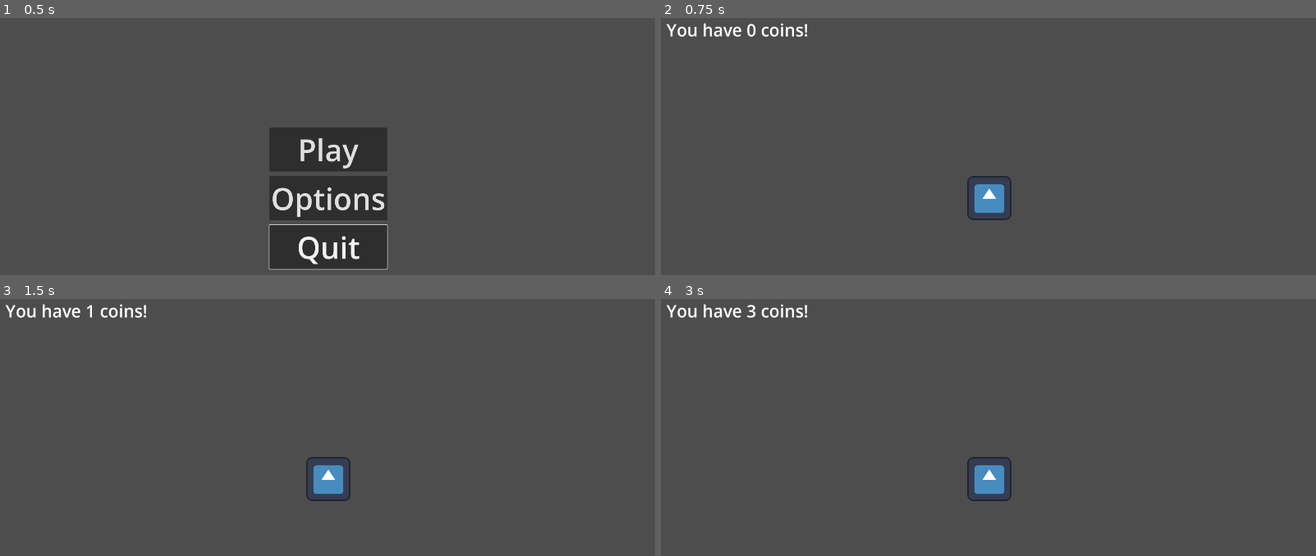
Above: before the commit, frames 1-4 (two rows, left to right).
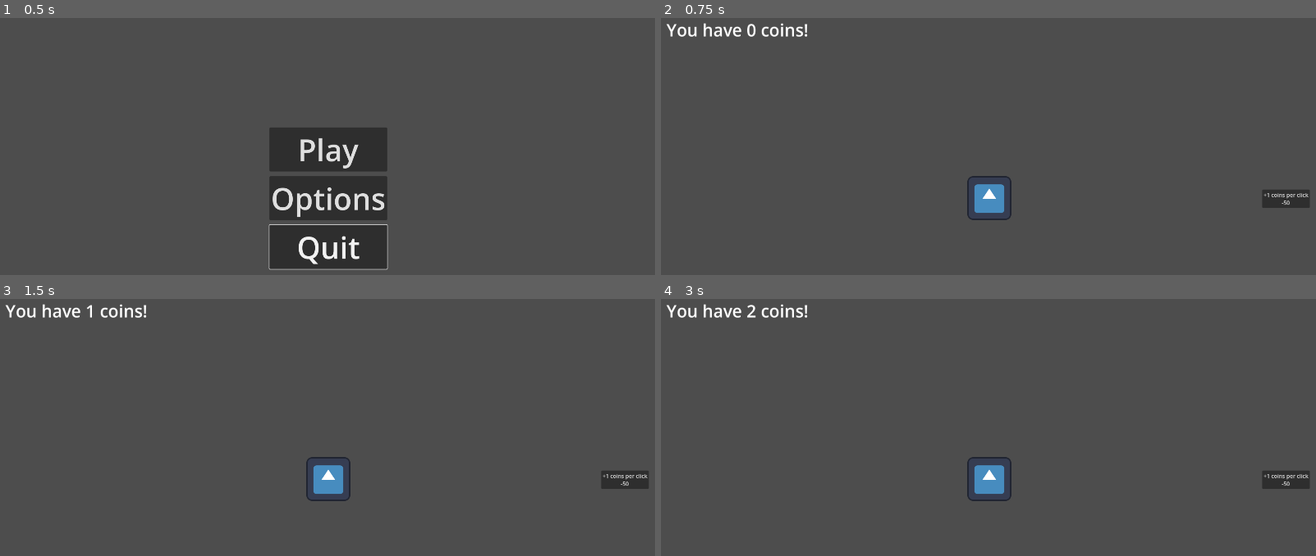
Above: after the commit, the same moments.

Repository: FinalFenetix/clicker-game
Game: Godot game, scene res://scenes/main_menu.tscn
The game is run twice, just before and just after one commit, with the same random seed, the same clock (stepped at 60 frames per second) and the same inputs. The engine's default icon, where the game draws it, is replaced by a stand-in: a white triangle on a blue panel in a dark square.
Inputs (mouse positions are in pixels of both pictures, inside the frame that each line leads up to; where the layout moved, square brackets give the same spot in the first picture):
- Up to frame 1 (0.5 s): no input
- Up to frame 2 (0.75 s): click "Play" at 0.5 s
- Up to frame 3 (1.5 s): click (327, 478) at 1.25 s
- Up to frame 4 (3 s): click (1283, 478) [988, 478] at 2 s; click (988, 478) at 2.75 s

Frame 1 is identical in both runs. In frame 2, 0.5% of the frame differs, in the area x 91-99%, y 66-74%; in frame 3, 0.5%; in frame 4, 0.5%, in the area x 13-99%, y 2-74%.

Commit message:
feat: Added shop option

Diff:
--- a/scenes/main.tscn
+++ b/scenes/main.tscn
@@ -1,8 +1,9 @@
-[gd_scene load_steps=4 format=3 uid="uid://cj733nmifxim7"]
+[gd_scene load_steps=5 format=3 uid="uid://cj733nmifxim7"]
 
 [ext_resource type="Texture2D" uid="uid://dsgcshqs7he63" path="res://icon.svg" id="1_1e0lb"]
 [ext_resource type="Script" path="res://scripts/label.gd" id="2_escjf"]
 [ext_resource type="Script" path="res://scripts/texture_button.gd" id="2_ib28b"]
+[ext_resource type="Script" path="res://scripts/coinsperclick.gd" id="4_pgstg"]
 
 [node name="Main" type="Node2D"]
 
@@ -51,4 +52,25 @@
 theme_override_font_sizes/font_size = 50
 script = ExtResource("2_escjf")
 
+[node name="HBoxContainer" type="HBoxContainer" parent="CanvasLayer/Control"]
+layout_mode = 1
+anchors_preset = 11
+anchor_left = 1.0
+anchor_right = 1.0
+anchor_bottom = 1.0
+offset_left = -162.0
+offset_top = 2.0
+offset_right = -23.0
+offset_bottom = 2.0
+grow_horizontal = 0
+grow_vertical = 2
+
+[node name="coinsperclick" type="Button" parent="CanvasLayer/Control/HBoxContainer"]
+layout_mode = 2
+size_flags_vertical = 4
+text = "+1 coins per click
+-50"
+script = ExtResource("4_pgstg")
+
 [connection signal="pressed" from="CanvasLayer/Control/AspectRatioContainer/TextureButton" to="CanvasLayer/Control/AspectRatioContainer/TextureButton" method="_on_pressed"]
+[connection signal="pressed" from="CanvasLayer/Control/HBoxContainer/coinsperclick" to="CanvasLayer/Control/HBoxContainer/coinsperclick" method="_on_pressed"]
--- /dev/null
+++ b/scripts/coinsperclick.gd
@@ -0,0 +1,7 @@
+extends Button
+
+
+func _on_pressed() -> void:
+	if Global.coins >= 50:
+		Global.coins -= 50
+		Global.coinsperpress += 1
--- a/scripts/global.gd
+++ b/scripts/global.gd
@@ -1,6 +1,7 @@
 extends Node
 
 var coins:= 0
+var coinsperpress:= 1
 
 func _ready() -> void:
 	pass
--- a/scripts/texture_button.gd
+++ b/scripts/texture_button.gd
@@ -3,4 +3,4 @@
 
 
 func _on_pressed() -> void: # On self pressed
-	Global.coins += 1
+	Global.coins += Global.coinsperpress
